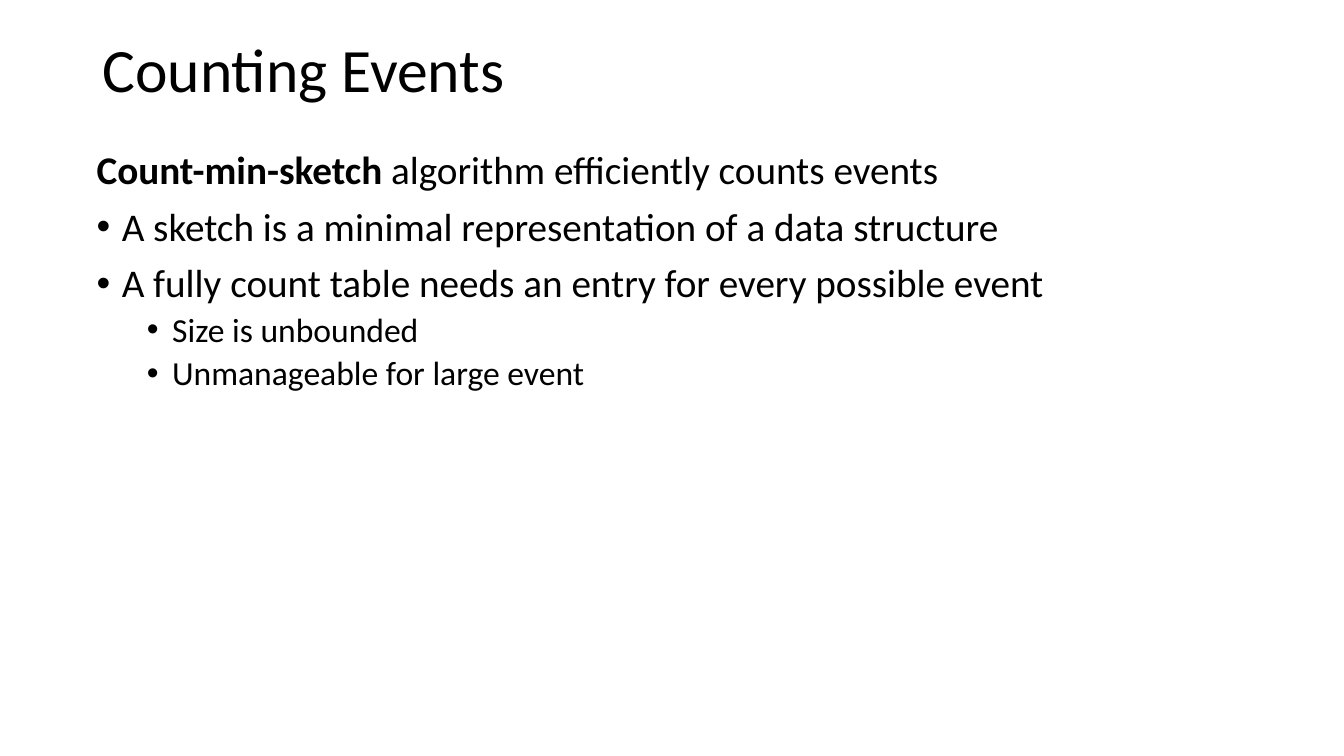
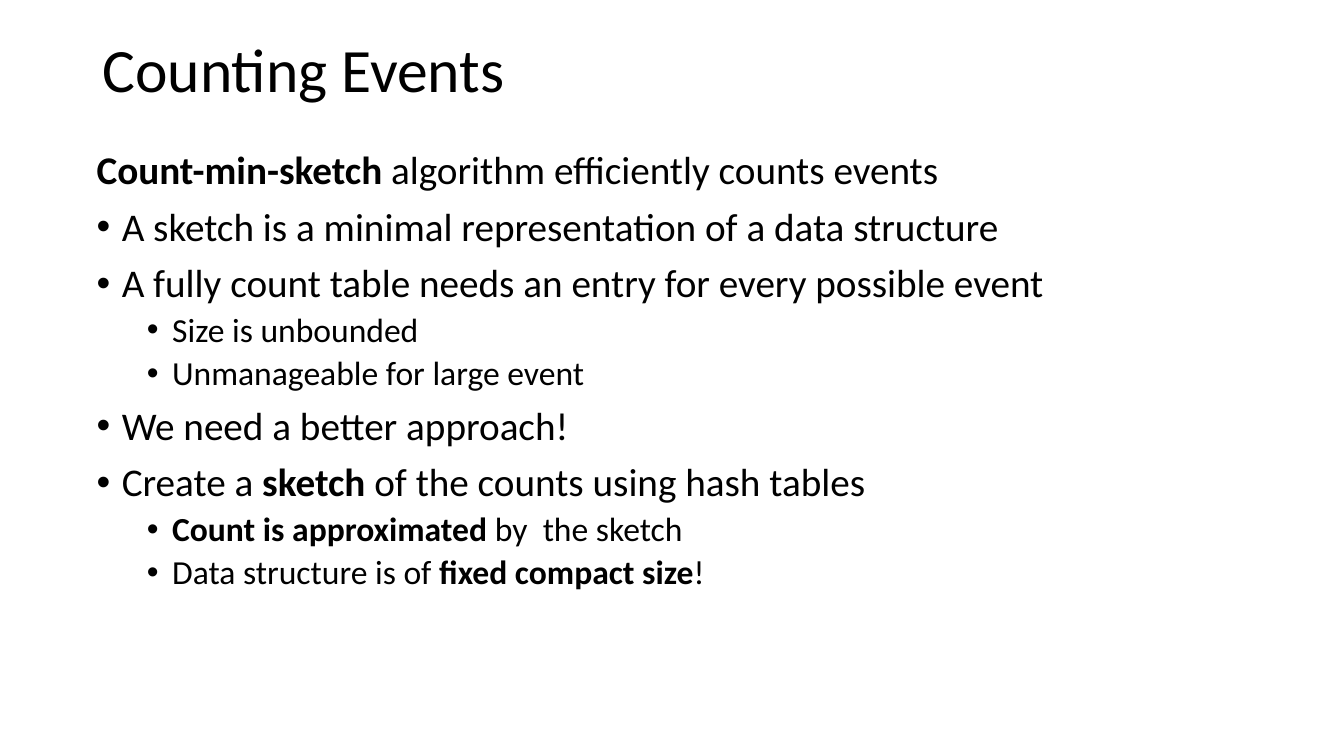
Before and after one commit to StephenElston/CSCI-E-108, a slide deck: slide 45 of slides/3_StreamingAnalytics.pptx (slide 46 before the commit). Drawn at 1344x756 pixels with LibreOffice and Linux fonts; fonts in the diff are those of the drawing. Boxes give left, top, right and bottom in pixels: in the first picture for what was removed or moved away, otherwise in the second. Text is boxed around its words. In the diff, an @@ line names an element or a change of style, - is before the commit and + after.

Commit message:
Added count-min-sketch example

```diff
--- a/slides/3_StreamingAnalytics.pptx
+++ b/slides/3_StreamingAnalytics.pptx
@@ text at [122,412,865,590]: paragraphs added @@
+• We need a better approach!
+• Create a sketch of the counts using hash tables
+  • Count is approximated by the sketch
+  • Data structure is of fixed compact size!
```
Also in this commit, not shown: 7 slides added.
